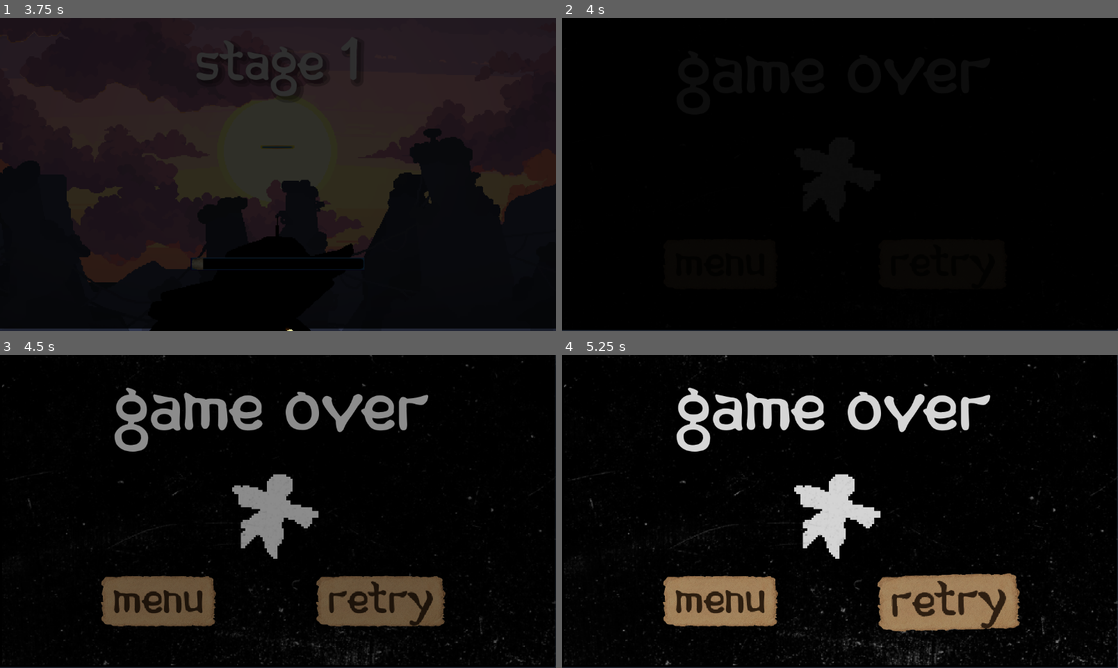
Above: before the commit, frames 1-4 (two rows, left to right).
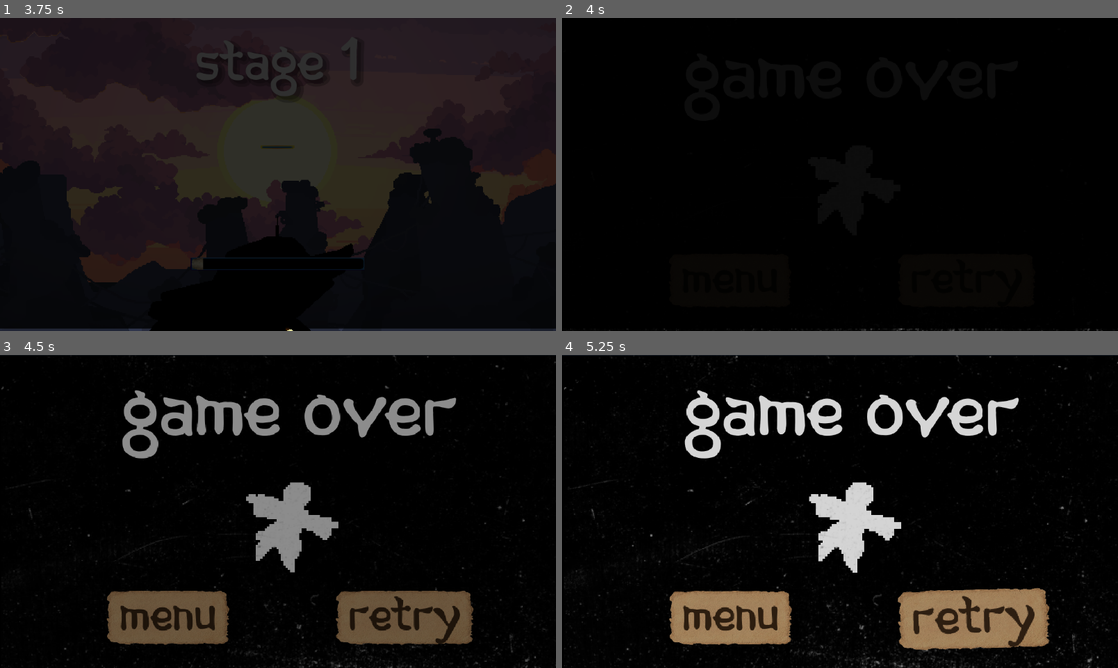
Above: after the commit, the same moments.

Repository: BluePolar282/Jame-Gam-58-2
Game: Godot game, scene res://Jame-Gam-58/UI/scenes/main_manu.tscn
Same seed, same stepped clock (60 frames per second), same inputs: the game is played once before the commit and once after it.
Inputs (mouse positions are in pixels of both pictures, inside the frame that each line leads up to):
- Up to frame 1 (3.75 s): click "Start" at 0.5 s; click "Start" at 1.25 s; tap Enter at 2 s; move the mouse to (305, 174) at 2.02 s; hold W (up) from 2.03 s (still down); move the mouse to (250, 174) at 2.77 s; move the mouse to (289, 168) at 3.52 s
- Up to frame 2 (4 s): keep holding W (up)
- Up to frame 3 (4.5 s): release W (up) at 4.25 s; click "Menu" at 4.25 s
- Up to frame 4 (5.25 s): click "Retry" at 5 s

Frame 1 is identical in both runs. In frame 2, 0.2% of the frame differs, in the area x 0-100%, y 99-100%; in frame 3, 15%; in frame 4, 17%, in the area x 0-100%, y 0-100%.

Commit message:
added night time ending

Diff:
--- a/Jame-Gam-58/UI/scenes/endscreen.tscn
+++ b/Jame-Gam-58/UI/scenes/endscreen.tscn
@@ -1,15 +1,23 @@
-[gd_scene load_steps=13 format=3 uid="uid://bcnq3oeap16yy"]
+[gd_scene load_steps=22 format=3 uid="uid://bcnq3oeap16yy"]
 
 [ext_resource type="Script" path="res://Jame-Gam-58/UI/scripts/endscreen.gd" id="1_42rj1"]
-[ext_resource type="Texture2D" uid="uid://cc7cmku2fq6y3" path="res://Jame-Gam-58/UI/assets/[DIRECTION]end-cutscene.png" id="2_qfu7s"]
-[ext_resource type="Texture2D" uid="uid://c6da7bg1fx1ax" path="res://Jame-Gam-58/UI/assets/vintage-rough-texture-png.webp" id="3_oxdoe"]
-[ext_resource type="Texture2D" uid="uid://bcobwfxrjpx18" path="res://Jame-Gam-58/UI/assets/Vignette.png" id="4_agioj"]
-[ext_resource type="Texture2D" uid="uid://c3r2gs7743muf" path="res://Jame-Gam-58/UI/assets/[DIRECTION]deadmonk.png" id="5_cd0rj"]
-[ext_resource type="FontFile" uid="uid://cq1fitj756ass" path="res://Jame-Gam-58/Utilities/assets/Korean_Calligraphy.ttf" id="6_sifph"]
+[ext_resource type="Texture2D" uid="uid://g2250yrop6ep" path="res://Jame-Gam-58/Objects/assets/sky1/1.png" id="2_kgdcd"]
+[ext_resource type="Texture2D" uid="uid://dmqqpja8dk3ia" path="res://Jame-Gam-58/Objects/assets/win-background/[DIRECTION]moon.png" id="3_bi3tt"]
+[ext_resource type="Texture2D" uid="uid://cfav1wjjcq4m8" path="res://Jame-Gam-58/UI/assets/vintage-rough-texture-png.webp" id="3_oxdoe"]
+[ext_resource type="Texture2D" uid="uid://bt5swvof2gr7w" path="res://Jame-Gam-58/UI/assets/Vignette.png" id="4_agioj"]
+[ext_resource type="Texture2D" uid="uid://dyt8tiadnaywg" path="res://Jame-Gam-58/Objects/assets/sky1/3.png" id="4_fflgi"]
+[ext_resource type="Texture2D" uid="uid://byobtri63orhw" path="res://Jame-Gam-58/Utilities/assets/Glow-PNG-File.png" id="4_g3h6m"]
+[ext_resource type="Texture2D" uid="uid://cuw8da74e1p57" path="res://Jame-Gam-58/UI/assets/[DIRECTION]deadmonk.png" id="5_cd0rj"]
+[ext_resource type="Texture2D" uid="uid://dfeyeqlqgo0b6" path="res://Jame-Gam-58/Objects/assets/win-background/[DIRECTION]night-mts-back.png" id="5_yv74k"]
+[ext_resource type="Texture2D" uid="uid://dubj75vexqth3" path="res://Jame-Gam-58/Objects/assets/win-background/[DIRECTION]night-mts-front.png" id="6_mnt4a"]
+[ext_resource type="FontFile" uid="uid://wq302sifuugx" path="res://Jame-Gam-58/Utilities/assets/Korean_Calligraphy.ttf" id="6_sifph"]
+[ext_resource type="Texture2D" uid="uid://cf57n5qtir6n8" path="res://Jame-Gam-58/Objects/assets/win-background/[DIRECTION]night-front-rockt.png" id="7_c16cp"]
 [ext_resource type="Theme" uid="uid://ca38i25koq3bw" path="res://Jame-Gam-58/UI/scripts/button-theme.tres" id="7_vrhft"]
+[ext_resource type="Texture2D" uid="uid://c0voo7v6doh8f" path="res://Jame-Gam-58/Objects/assets/win-background/[DIRECTION]night-peoples.png" id="8_5n5k2"]
 [ext_resource type="Script" path="res://Jame-Gam-58/UI/scripts/button_effects_module.gd" id="8_u0812"]
-[ext_resource type="AudioStream" uid="uid://ddxjxuct3v5yk" path="res://Jame-Gam-58/Utilities/sfx/hoverOver.mp3" id="9_nrkh4"]
-[ext_resource type="AudioStream" uid="uid://dnaolp51sylqd" path="res://Jame-Gam-58/Utilities/sfx/hoverOff.mp3" id="10_oiuj0"]
+[ext_resource type="AudioStream" uid="uid://bo40lrn10s1v6" path="res://Jame-Gam-58/Utilities/sfx/hoverOver.mp3" id="9_nrkh4"]
+[ext_resource type="AudioStream" uid="uid://dqhci12fna4q6" path="res://Jame-Gam-58/Utilities/sfx/hoverOff.mp3" id="10_oiuj0"]
+[ext_resource type="Script" path="res://Jame-Gam-58/UI/scripts/camera_2d.gd" id="17_8lps8"]
 
 [sub_resource type="LabelSettings" id="LabelSettings_2ehcm"]
 font = ExtResource("6_sifph")
@@ -22,9 +30,13 @@
 [sub_resource type="LabelSettings" id="LabelSettings_15d7q"]
 font = ExtResource("6_sifph")
 font_size = 66
-shadow_size = 11
-shadow_color = Color(0, 0, 0, 0.2)
+font_color = Color(0.402709, 0.551237, 0.711055, 1)
+shadow_size = 9
 shadow_offset = Vector2(3.575, 3.645)
+
+[sub_resource type="Theme" id="Theme_6wmrg"]
+default_font = ExtResource("6_sifph")
+default_font_size = 60
 
 [node name="endscreen" type="Control"]
 layout_mode = 3
@@ -38,14 +50,85 @@
 [node name="CanvasLayer" type="CanvasLayer" parent="."]
 follow_viewport_enabled = true
 
-[node name="inner-peace" type="Sprite2D" parent="CanvasLayer"]
+[node name="win" type="Node2D" parent="CanvasLayer"]
+
+[node name="sky" type="Parallax2D" parent="CanvasLayer/win"]
+repeat_size = Vector2(1152, 0)
+autoscroll = Vector2(12.55, 0)
+repeat_times = 221
+
+[node name="Sprite2D" type="Sprite2D" parent="CanvasLayer/win/sky"]
+position = Vector2(578.5, 325.5)
+scale = Vector2(1.99826, 2.00926)
+texture = ExtResource("2_kgdcd")
+
+[node name="moon" type="Parallax2D" parent="CanvasLayer/win"]
+
+[node name="Sprite2D" type="Sprite2D" parent="CanvasLayer/win/moon"]
+position = Vector2(574, 322)
+scale = Vector2(2, 2)
+texture = ExtResource("3_bi3tt")
+
+[node name="light" type="Sprite2D" parent="CanvasLayer/win/moon"]
+modulate = Color(0.906015, 0.96822, 1, 1)
+self_modulate = Color(0.2448, 0.520427, 0.68, 0.352941)
+position = Vector2(714.14, 245.255)
+scale = Vector2(0.615, 0.615)
+texture = ExtResource("4_g3h6m")
+
+[node name="clouds" type="Parallax2D" parent="CanvasLayer/win"]
+repeat_size = Vector2(2150, 0)
+autoscroll = Vector2(6.305, 0)
+repeat_times = 186
+
+[node name="Sprite2D" type="Sprite2D" parent="CanvasLayer/win/clouds"]
+position = Vector2(1600, 328)
+scale = Vector2(2, 2)
+texture = ExtResource("4_fflgi")
+flip_h = true
+
+[node name="Sprite2D2" type="Sprite2D" parent="CanvasLayer/win/clouds"]
+position = Vector2(576, 328)
+scale = Vector2(2, 2)
+texture = ExtResource("4_fflgi")
+
+[node name="mts back" type="Parallax2D" parent="CanvasLayer/win"]
+
+[node name="Sprite2D" type="Sprite2D" parent="CanvasLayer/win/mts back"]
+position = Vector2(576.778, 326)
+scale = Vector2(2.00617, 2.00617)
+texture = ExtResource("5_yv74k")
+
+[node name="mts front" type="Parallax2D" parent="CanvasLayer/win"]
+
+[node name="Sprite2D" type="Sprite2D" parent="CanvasLayer/win/mts front"]
+position = Vector2(575, 324)
+scale = Vector2(2, 2)
+texture = ExtResource("6_mnt4a")
+
+[node name="light2" type="Sprite2D" parent="CanvasLayer/win"]
+modulate = Color(0.144431, 0.771938, 1, 1)
+self_modulate = Color(0.36, 0.36, 0.36, 0.290196)
+position = Vector2(254, 382)
+texture = ExtResource("4_g3h6m")
+
+[node name="front rock" type="Parallax2D" parent="CanvasLayer/win"]
+
+[node name="Sprite2D" type="Sprite2D" parent="CanvasLayer/win/front rock"]
+position = Vector2(574.111, 324.5)
+scale = Vector2(1.99691, 1.99691)
+texture = ExtResource("7_c16cp")
+
+[node name="Sprite2D2" type="Sprite2D" parent="CanvasLayer/win/front rock"]
+position = Vector2(574, 325)
+scale = Vector2(2, 2)
+texture = ExtResource("8_5n5k2")
+
+[node name="Sprite2D2" type="Sprite2D" parent="CanvasLayer/win"]
+self_modulate = Color(1, 1, 1, 0.584)
 position = Vector2(576, 325)
-scale = Vector2(2, 1.99383)
-texture = ExtResource("2_qfu7s")
-
-[node name="Sprite2D2" type="Sprite2D" parent="CanvasLayer/inner-peace"]
-self_modulate = Color(1, 1, 1, 0.584)
-scale = Vector2(-0.15, -0.15)
+rotation = 3.14159
+scale = Vector2(0.3, 0.299075)
 texture = ExtResource("4_agioj")
 
 [node name="death" type="Sprite2D" parent="CanvasLayer"]
@@ -68,9 +151,10 @@
 [node name="Label" type="Label" parent="CanvasLayer"]
 offset_left = 170.0
 offset_top = 32.0
-offset_right = 957.0
-offset_bottom = 200.0
+offset_right = 960.0
+offset_bottom = 201.0
 pivot_offset = Vector2(232, 85)
+theme_override_font_sizes/font_size = 81
 text = "THE END"
 label_settings = SubResource("LabelSettings_2ehcm")
 horizontal_alignment = 1
@@ -78,10 +162,10 @@
 
 [node name="Label2" type="Label" parent="CanvasLayer"]
 visible = false
-offset_left = 341.0
-offset_top = 399.0
-offset_right = 837.0
-offset_bottom = 567.0
+offset_left = 338.0
+offset_top = 448.0
+offset_right = 834.0
+offset_bottom = 616.0
 text = "Thanks for playing"
 label_settings = SubResource("LabelSettings_15d7q")
 horizontal_alignment = 1
@@ -94,14 +178,14 @@
 anchor_top = 1.0
 anchor_right = 0.5
 anchor_bottom = 1.0
-offset_left = -108.0
-offset_top = -87.0
-offset_right = 352.0
-offset_bottom = -4.0
+offset_left = -107.0
+offset_top = -88.0
+offset_right = 353.0
+offset_bottom = -5.0
 grow_horizontal = 2
 grow_vertical = 0
 scale = Vector2(0.475, 0.475)
-theme = ExtResource("7_vrhft")
+theme = SubResource("Theme_6wmrg")
 text = "return to menu"
 
 [node name="hoverOn" type="AudioStreamPlayer2D" parent="CanvasLayer/return"]
@@ -159,6 +243,12 @@
 [node name="hoverOff" type="AudioStreamPlayer2D" parent="CanvasLayer/HBoxContainer/retry/Node"]
 stream = ExtResource("10_oiuj0")
 
+[node name="Camera2D" type="Camera2D" parent="."]
+anchor_mode = 0
+ignore_rotation = false
+zoom = Vector2(1.065, 1.065)
+script = ExtResource("17_8lps8")
+
 [connection signal="pressed" from="CanvasLayer/return" to="." method="_on_return_pressed"]
 [connection signal="pressed" from="CanvasLayer/HBoxContainer/menu" to="." method="_on_menu_pressed"]
 [connection signal="pressed" from="CanvasLayer/HBoxContainer/retry" to="." method="_on_retry_pressed"]
--- a/Jame-Gam-58/UI/scenes/main_manu.tscn
+++ b/Jame-Gam-58/UI/scenes/main_manu.tscn
@@ -13,13 +13,21 @@
 [ext_resource type="Script" path="res://Jame-Gam-58/Utilities/scripts/point_light_2d.gd" id="9_o3gcs"]
 [ext_resource type="Texture2D" uid="uid://bhdh2t1fvog6v" path="res://Jame-Gam-58/UI/assets/chinese-cloud-gold-outline-png.webp" id="11_rhy0b"]
 [ext_resource type="LabelSettings" uid="uid://cv60yr3d4fomp" path="res://Jame-Gam-58/UI/scripts/main_manu.tres" id="12_3n1uf"]
+[ext_resource type="Texture2D" uid="uid://g2250yrop6ep" path="res://Jame-Gam-58/Objects/assets/sky1/1.png" id="12_spx5w"]
+[ext_resource type="Texture2D" uid="uid://dmqqpja8dk3ia" path="res://Jame-Gam-58/Objects/assets/win-background/[DIRECTION]moon.png" id="13_4quxr"]
 [ext_resource type="Theme" uid="uid://ca38i25koq3bw" path="res://Jame-Gam-58/UI/scripts/button-theme.tres" id="13_17lr7"]
+[ext_resource type="Texture2D" uid="uid://dyt8tiadnaywg" path="res://Jame-Gam-58/Objects/assets/sky1/3.png" id="14_edqo7"]
 [ext_resource type="Script" path="res://Jame-Gam-58/UI/scripts/button_effects_module.gd" id="14_epqxd"]
+[ext_resource type="Texture2D" uid="uid://dfeyeqlqgo0b6" path="res://Jame-Gam-58/Objects/assets/win-background/[DIRECTION]night-mts-back.png" id="15_e56ay"]
 [ext_resource type="AudioStream" uid="uid://bo40lrn10s1v6" path="res://Jame-Gam-58/Utilities/sfx/hoverOver.mp3" id="15_iauhm"]
 [ext_resource type="AudioStream" uid="uid://dqhci12fna4q6" path="res://Jame-Gam-58/Utilities/sfx/hoverOff.mp3" id="16_513lb"]
 [ext_resource type="FontFile" uid="uid://wq302sifuugx" path="res://Jame-Gam-58/Utilities/assets/Korean_Calligraphy.ttf" id="16_efmgj"]
+[ext_resource type="Texture2D" uid="uid://dubj75vexqth3" path="res://Jame-Gam-58/Objects/assets/win-background/[DIRECTION]night-mts-front.png" id="16_firq2"]
+[ext_resource type="Texture2D" uid="uid://cf57n5qtir6n8" path="res://Jame-Gam-58/Objects/assets/win-background/[DIRECTION]night-front-rockt.png" id="17_eyv4d"]
 [ext_resource type="Texture2D" uid="uid://cjc6yo0rsmkku" path="res://Jame-Gam-58/UI/assets/Game_tutorialV1.png" id="17_ik2eu"]
 [ext_resource type="AudioStream" uid="uid://c3pnlo45demrr" path="res://Jame-Gam-58/Utilities/sfx/Asia sounds (looping).mp3" id="17_ve6j7"]
+[ext_resource type="Texture2D" uid="uid://c0voo7v6doh8f" path="res://Jame-Gam-58/Objects/assets/win-background/[DIRECTION]night-peoples.png" id="18_3f024"]
+[ext_resource type="Texture2D" uid="uid://bt5swvof2gr7w" path="res://Jame-Gam-58/UI/assets/Vignette.png" id="19_vumc3"]
 [ext_resource type="AudioStream" uid="uid://bb1hxkpqpido2" path="res://Jame-Gam-58/Utilities/sfx/gongHit(better).mp3" id="20_pluwx"]
 [ext_resource type="Texture2D" uid="uid://doyma7w2pre0x" path="res://Jame-Gam-58/Utilities/gold-frame-page-divider-free-png (1).webp" id="21_6h420"]
 
@@ -44,60 +52,60 @@
 volume_db = -4.685
 autoplay = true
 
-[node name="Node2D" type="Node2D" parent="."]
-
-[node name="sky" type="Parallax2D" parent="Node2D"]
+[node name="sunset" type="Node2D" parent="."]
+
+[node name="sky" type="Parallax2D" parent="sunset"]
 repeat_size = Vector2(1153.59, 0)
 autoscroll = Vector2(10.905, 0)
 repeat_times = 10
 
-[node name="Sprite2D" type="Sprite2D" parent="Node2D/sky"]
+[node name="Sprite2D" type="Sprite2D" parent="sunset/sky"]
 position = Vector2(574.889, 168.983)
 scale = Vector2(2.00309, 2.00309)
 texture = ExtResource("2_kfu8g")
 
-[node name="sun" type="Parallax2D" parent="Node2D"]
-
-[node name="Sprite2D" type="Sprite2D" parent="Node2D/sun"]
+[node name="sun" type="Parallax2D" parent="sunset"]
+
+[node name="Sprite2D" type="Sprite2D" parent="sunset/sun"]
 position = Vector2(833, 270.668)
 scale = Vector2(2.14383, 2.10103)
 texture = ExtResource("3_vxqh3")
 
-[node name="Sprite2D" type="Sprite2D" parent="Node2D"]
+[node name="Sprite2D" type="Sprite2D" parent="sunset"]
 self_modulate = Color(1, 1, 1, 0.4)
 position = Vector2(837, 291)
 texture = ExtResource("3_ygcqj")
 
-[node name="clouds" type="Parallax2D" parent="Node2D"]
+[node name="clouds" type="Parallax2D" parent="sunset"]
 repeat_size = Vector2(1150, 0)
 autoscroll = Vector2(4.255, 0)
 repeat_times = 4
 
-[node name="Sprite2D" type="Sprite2D" parent="Node2D/clouds"]
+[node name="Sprite2D" type="Sprite2D" parent="sunset/clouds"]
 position = Vector2(574.889, 323.168)
 scale = Vector2(2.00309, 2.00309)
 texture = ExtResource("4_veexe")
 
-[node name="mts" type="Parallax2D" parent="Node2D"]
+[node name="mts" type="Parallax2D" parent="sunset"]
 repeat_size = Vector2(1150, 0)
 repeat_times = 5
 
-[node name="Sprite2D" type="Sprite2D" parent="Node2D/mts"]
+[node name="Sprite2D" type="Sprite2D" parent="sunset/mts"]
 position = Vector2(577.149, 331.997)
 scale = Vector2(1.34141, 1.34141)
 texture = ExtResource("5_dltwb")
 
-[node name="shadow" type="Sprite2D" parent="Node2D"]
+[node name="shadow" type="Sprite2D" parent="sunset"]
 position = Vector2(488, 500)
 texture = ExtResource("6_tch6l")
 
-[node name="rays" type="Sprite2D" parent="Node2D"]
+[node name="rays" type="Sprite2D" parent="sunset"]
 self_modulate = Color(1, 1, 1, 0.292)
 position = Vector2(704.977, 403.956)
 scale = Vector2(0.956962, 1.08955)
 texture = ExtResource("7_ev5ed")
 
-[node name="PointLight2D" type="PointLight2D" parent="Node2D"]
+[node name="PointLight2D" type="PointLight2D" parent="sunset"]
 position = Vector2(845, 281)
 scale = Vector2(1.64507, 1.56412)
 color = Color(1, 0.911601, 0.668853, 1)
@@ -106,13 +114,98 @@
 texture_scale = 0.71
 script = ExtResource("9_o3gcs")
 
-[node name="rock" type="Parallax2D" parent="Node2D"]
+[node name="rock" type="Parallax2D" parent="sunset"]
 scroll_scale = Vector2(0.7, 0.7)
 
-[node name="Sprite2D" type="Sprite2D" parent="Node2D/rock"]
+[node name="Sprite2D" type="Sprite2D" parent="sunset/rock"]
 position = Vector2(596, 352)
 scale = Vector2(1.33535, 1.33535)
 texture = ExtResource("6_ftvnr")
+
+[node name="nighttime" type="Node2D" parent="."]
+
+[node name="sky" type="Parallax2D" parent="nighttime"]
+repeat_size = Vector2(1152, 0)
+autoscroll = Vector2(12.55, 0)
+repeat_times = 221
+
+[node name="Sprite2D" type="Sprite2D" parent="nighttime/sky"]
+position = Vector2(578.5, 325.5)
+scale = Vector2(1.99826, 2.00926)
+texture = ExtResource("12_spx5w")
+
+[node name="moon" type="Parallax2D" parent="nighttime"]
+
+[node name="Sprite2D" type="Sprite2D" parent="nighttime/moon"]
+position = Vector2(574, 322)
+scale = Vector2(2, 2)
+texture = ExtResource("13_4quxr")
+
+[node name="light" type="Sprite2D" parent="nighttime/moon"]
+modulate = Color(0.906015, 0.96822, 1, 1)
+self_modulate = Color(0.2448, 0.520427, 0.68, 0.352941)
+position = Vector2(714.14, 245.255)
+scale = Vector2(0.615, 0.615)
+texture = ExtResource("3_ygcqj")
+
+[node name="clouds" type="Parallax2D" parent="nighttime"]
+repeat_size = Vector2(2150, 0)
+autoscroll = Vector2(6.305, 0)
+repeat_times = 186
+
+[node name="Sprite2D" type="Sprite2D" parent="nighttime/clouds"]
+position = Vector2(1600, 328)
+scale = Vector2(2, 2)
+texture = ExtResource("14_edqo7")
+
+[node name="Sprite2D2" type="Sprite2D" parent="nighttime/clouds"]
+position = Vector2(576, 328)
+scale = Vector2(2, 2)
+texture = ExtResource("14_edqo7")
+
+[node name="mts back" type="Parallax2D" parent="nighttime"]
+
+[node name="Sprite2D" type="Sprite2D" parent="nighttime/mts back"]
+position = Vector2(576.778, 326)
+scale = Vector2(2.00617, 2.00617)
+texture = ExtResource("15_e56ay")
+flip_h = true
+
+[node name="mts front" type="Parallax2D" parent="nighttime"]
+
+[node name="Sprite2D" type="Sprite2D" parent="nighttime/mts front"]
+position = Vector2(575, 324)
+scale = Vector2(2, 2)
+texture = ExtResource("16_firq2")
+flip_h = true
+
+[node name="light2" type="Sprite2D" parent="nighttime"]
+modulate = Color(0.144431, 0.771938, 1, 1)
+self_modulate = Color(0.36, 0.36, 0.36, 0.290196)
+position = Vector2(254, 382)
+texture = ExtResource("3_ygcqj")
+
+[node name="front rock" type="Parallax2D" parent="nighttime"]
+
+[node name="Sprite2D" type="Sprite2D" parent="nighttime/front rock"]
+position = Vector2(574.111, 324.5)
+scale = Vector2(1.99691, 1.99691)
+texture = ExtResource("17_eyv4d")
+flip_h = true
+
+[node name="Sprite2D2" type="Sprite2D" parent="nighttime/front rock"]
+position = Vector2(574, 325)
+scale = Vector2(2, 2)
+texture = ExtResource("18_3f024")
+flip_h = true
+
+[node name="Sprite2D2" type="Sprite2D" parent="nighttime"]
+self_modulate = Color(1, 1, 1, 0.584)
+position = Vector2(576, 325)
+rotation = 3.14159
+scale = Vector2(0.3, 0.299075)
+texture = ExtResource("19_vumc3")
+flip_h = true
 
 [node name="Camera2D" type="Camera2D" parent="."]
 position = Vector2(573.32, 325.92)
--- a/Jame-Gam-58/UI/scripts/endscreen.gd
+++ b/Jame-Gam-58/UI/scripts/endscreen.gd
@@ -6,9 +6,10 @@
 	Input.mouse_mode = Input.MOUSE_MODE_VISIBLE
 
 	if Globals.won == true:
+		Globals.has_won = true
 		$CanvasLayer/HBoxContainer.visible = false
 		$CanvasLayer/death.visible = false
-		$"CanvasLayer/inner-peace".visible
+		$"CanvasLayer/win".visible
 		$CanvasLayer/Label.text = "peace at last"
 		await get_tree().create_timer(6).timeout
 		$CanvasLayer/Label2.modulate.a = 0
@@ -21,7 +22,7 @@
 
 	elif Globals.lost == true:
 		$CanvasLayer/HBoxContainer.visible = true
-		$"CanvasLayer/inner-peace".visible= false
+		$"CanvasLayer/win".visible = false
 		$CanvasLayer/death.visible
 		$CanvasLayer/Label.text = "game over"
 
@@ -36,7 +37,6 @@
 	await Transition.transition_finished
 	get_tree().change_scene_to_file("res://Jame-Gam-58/Utilities/scenes/main_scene.tscn")
 
-
 func _on_return_pressed() -> void:
 	print("returned")
 	Transition.transition()
--- a/Jame-Gam-58/UI/scripts/main_manu.gd
+++ b/Jame-Gam-58/UI/scripts/main_manu.gd
@@ -1,5 +1,15 @@
 extends Control
 @onready var gong = $gong
+
+func _ready() -> void:
+	if Globals.has_won == true:
+		print("night")
+		$sunset.visible = false
+		$nighttime.visible = true
+	elif Globals.has_won == false:
+		print("day")
+		$sunset.visible = true
+		$nighttime.visible = false
 
 func _on_start_pressed() -> void:
 	gong.get_parent().remove_child(gong)
@@ -30,7 +40,6 @@
 	var tween = create_tween()
 	tween.tween_property($CanvasLayer/ColorRect, "modulate:a", 1, 0.2)
 
-
 func _on_exit_pressed() -> void:
 	$CanvasLayer/VBoxContainer/start.disabled = false
 	$CanvasLayer/VBoxContainer/tutorial.disabled = false
--- a/Jame-Gam-58/Utilities/scripts/globals.gd
+++ b/Jame-Gam-58/Utilities/scripts/globals.gd
@@ -7,6 +7,8 @@
 var on_cooldown := false
 var stage = 1
 var _stage_gen := 0
+
+var has_won := false
 
 var won = false
 var lost = false
@@ -23,6 +25,9 @@
 signal game_over
 
 func _physics_process(delta: float) -> void:
+	if has_won == true:
+		print ("has won")
+
 	if !in_main_scene:
 		return
 	else:
@@ -94,6 +99,7 @@
 		Transition.transition()
 		await Transition.transition_finished
 		get_tree().change_scene_to_file("res://Jame-Gam-58/UI/scenes/endscreen.tscn")
+		var has_won = true
 
 func _game_is_over():
 	lost = true
Binary file added: Jame-Gam-58/Objects/assets/win-background/[DIRECTION]moon.png
Binary file added: Jame-Gam-58/Objects/assets/win-background/[DIRECTION]night-front-rockt.png
Binary file added: Jame-Gam-58/Objects/assets/win-background/[DIRECTION]night-mts-back.png
Binary file added: Jame-Gam-58/Objects/assets/win-background/[DIRECTION]night-mts-front.png
Binary file added: Jame-Gam-58/Objects/assets/win-background/[DIRECTION]night-peoples.png
Not shown: 1 places in Jame-Gam-58/UI/scenes/main_manu.tscn that only renumber resources
Not shown: 1 places in Jame-Gam-58/Utilities/scenes/main_scene.tscn that only renumber resources
